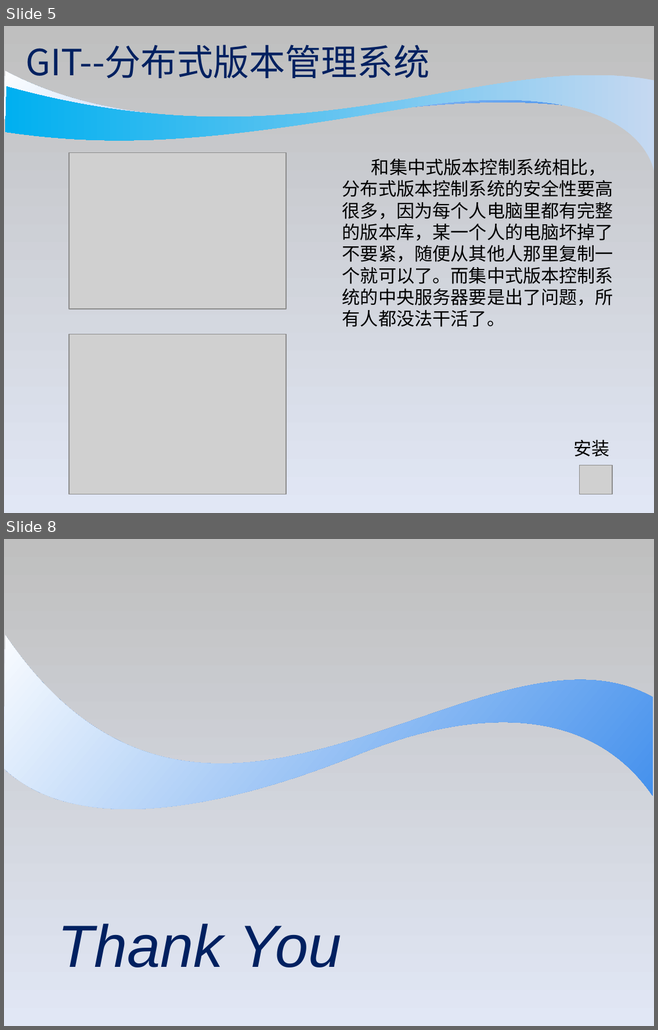
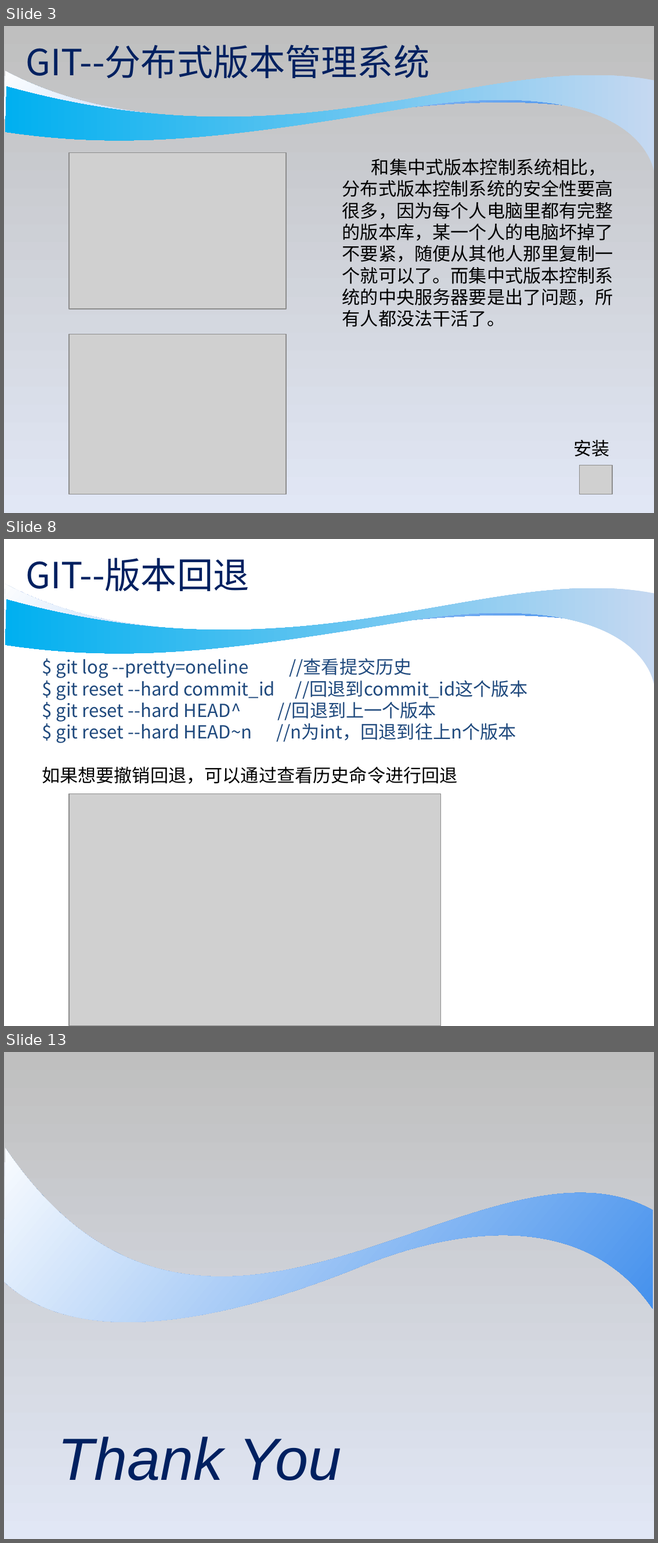
Before and after one commit to wobushixianyu/GitSkillSharing, a slide deck: git_skill_sharing.ppt. Shown one above the other, each under a label of ours: slides 5 and 8 before the commit, slides 3, 8 and 13 after it; the slides between them are not shown. The pictures are 658x1030 and 658x1543 pixels, drawn with LibreOffice and Linux fonts; fonts in the diff are those of the drawing; grey boxes stand for pictures; background and template pictures are left out. Boxes give left, top, right and bottom in pixels: in the first picture for what was removed or moved away, otherwise in the second. Text is boxed around its words. In the diff, an @@ line names an element or a change of style, - is before the commit and + after.

```diff
--- a/git_skill_sharing.ppt
+++ b/git_skill_sharing.ppt
@@ slide 8 added at bbox=[4, 539, 654, 1026], background #FFFFFF; not listed: 2 template elements that a slide beside it also shows @@
@@ title added at bbox=[25, 558, 249, 597], 40 pt, text #002060 @@
+GIT--版本回退
@@ text added at bbox=[42, 658, 527, 784], 20 pt, text #1F497D @@
+$ git log --pretty=oneline //查看提交历史
+$ git reset --hard commit_id //回退到commit_id这个版本
+$ git reset --hard HEAD^ //回退到上一个版本
+$ git reset --hard HEAD~n //n为int，回退到往上n个版本
+如果想要撤销回退，可以通过查看历史命令进行回退
@@ picture added at bbox=[69, 794, 441, 1026] @@
@@ what was slide 5 is now slide 3 @@
@@ what was slide 8 is now slide 13 @@
```
Also in this commit, not shown: 4 slides changed, 5 other slides added, 1 slide removed.
